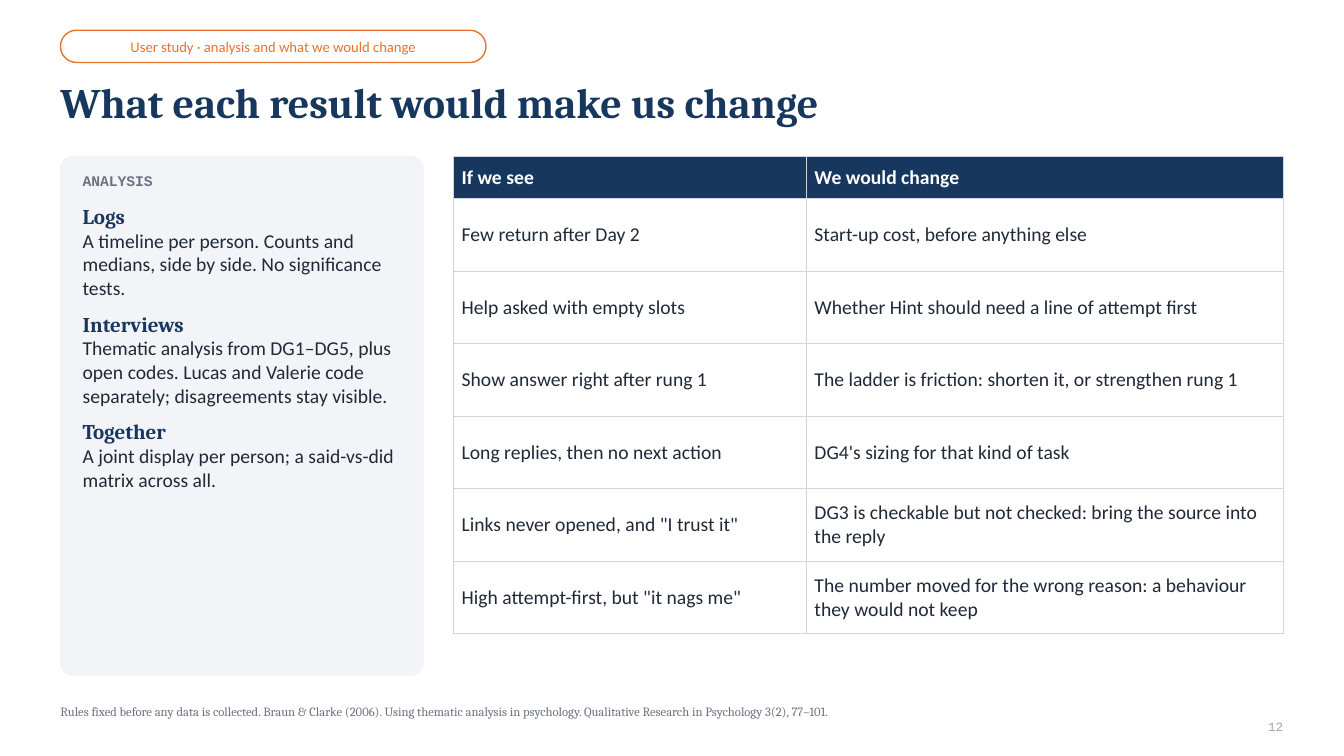
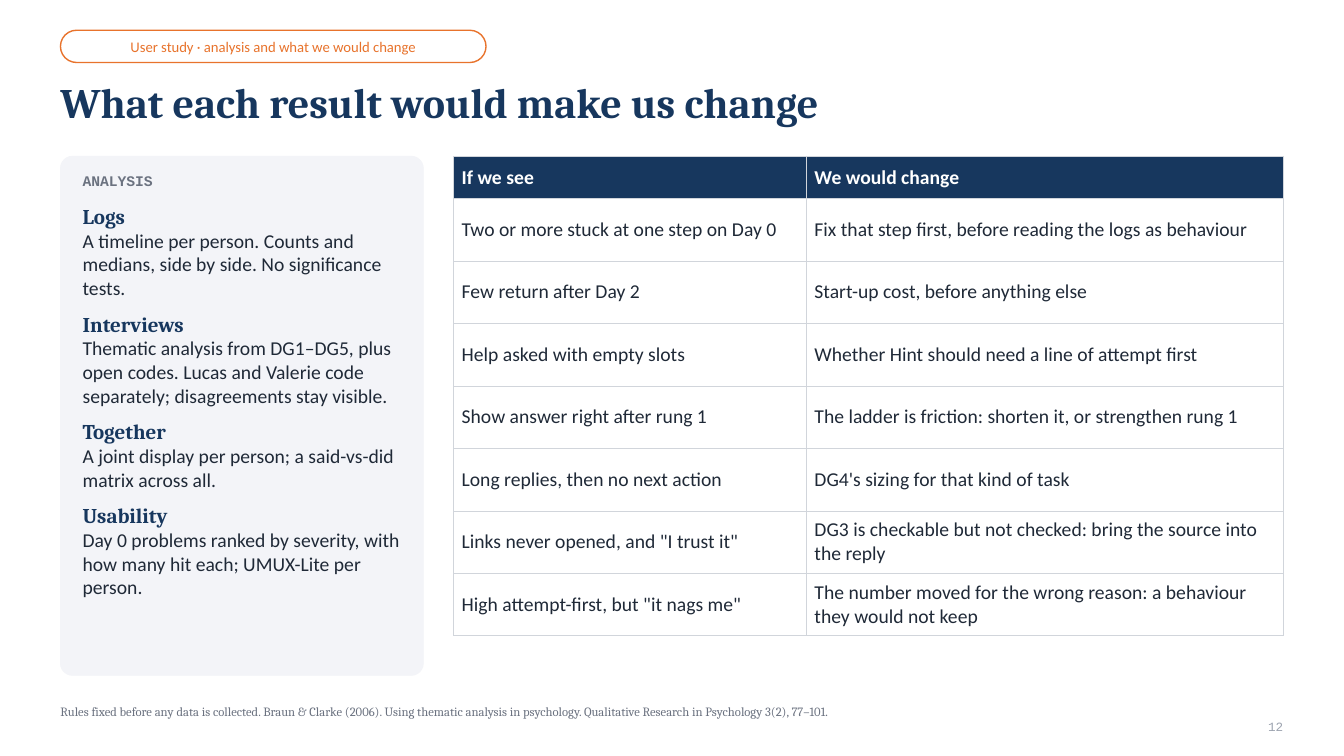
Before and after one commit to lucasisnotcool/ChatterED, a slide deck: slide 12 of docs/group/final-presentation/ChatterED_Final.pptx. Drawn at 1344x756 pixels with LibreOffice and Linux fonts; fonts in the diff are those of the drawing. Boxes give left, top, right and bottom in pixels: in the first picture for what was removed or moved away, otherwise in the second. Text is boxed around its words. In the diff, an @@ line names an element or a change of style, - is before the commit and + after.

```diff
--- a/docs/group/final-presentation/ChatterED_Final.pptx
+++ b/docs/group/final-presentation/ChatterED_Final.pptx
@@ table at (454,156,1284,630) @@
+row 2: Two or more stuck at one step on Day 0 | Fix that step first, before reading the logs as behaviour
@@ text at (83,508,399,597): paragraphs added @@
+Usability
+Day 0 problems ranked by severity, with how many hit each; UMUX-Lite per person.
```
Also in this commit, not shown: 7 other slides changed, 1 other file.
